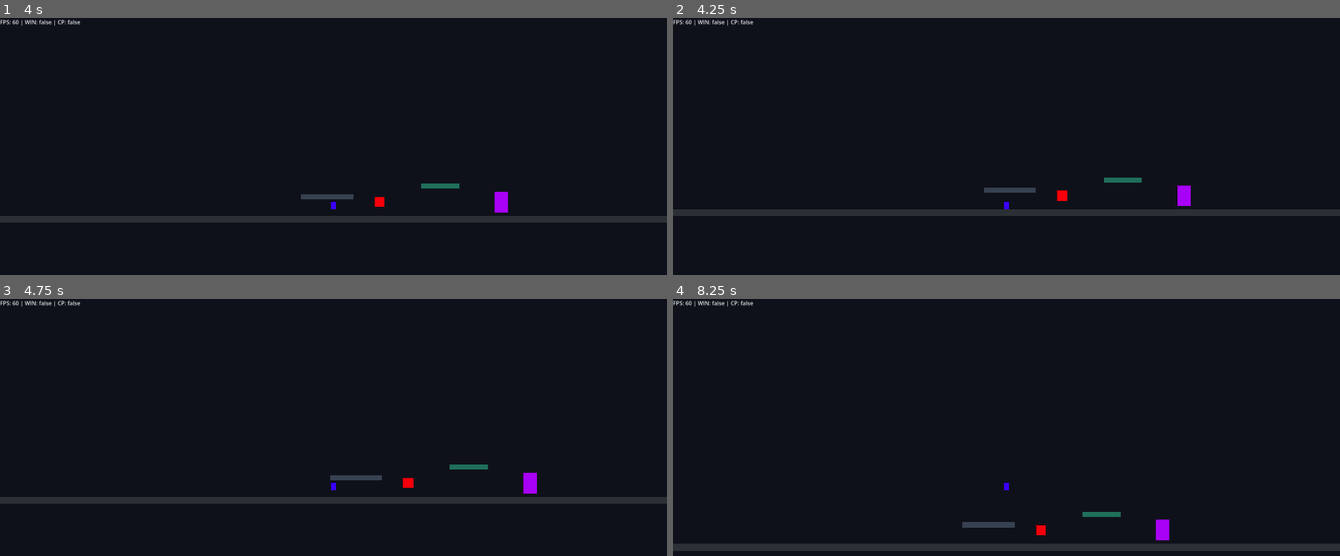
Above: before the commit, frames 1-4 (two rows, left to right).
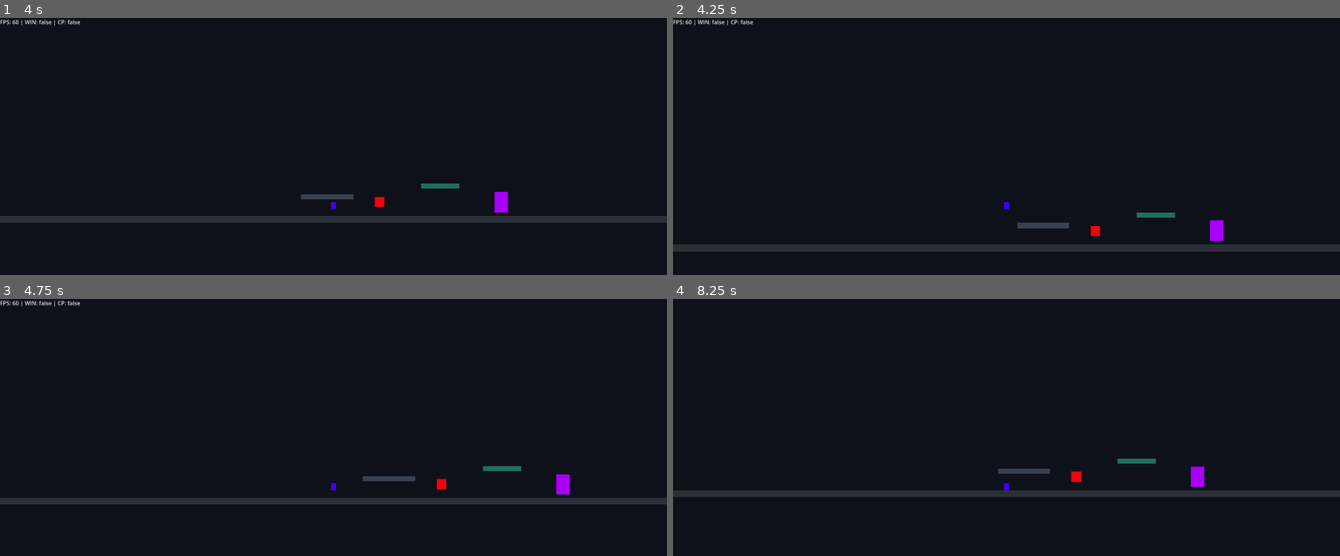
Above: after the commit, the same moments.

Repository: ricokahrl-create/RiesenGame
Game: Godot game, scene res://scenes/Main.tscn
Two runs of this game, one before a commit and one after it. Both use one fixed random seed, a clock stepped at 60 frames per second and the inputs below.
Inputs:
- Up to frame 1 (4 s): hold Right (ui_right) 0.53-1.28 s; tap Space (jump) at 0.77, 1.52, 3.02, 3.77 s; hold Left (ui_left) 1.28-2.03 s; hold Right (ui_right) 2.03-3.53 s; hold Left (ui_left) from 3.53 s (still down)
- Up to frame 2 (4.25 s): keep holding Left (ui_left); tap R (restart_level, bound only after the commit) at 4.15 s
- Up to frame 3 (4.75 s): keep holding Left (ui_left); tap Space (jump) at 4.52 s
- Up to frame 4 (8.25 s): tap F3 (toggle_debug, bound only after the commit) at 4.9 s; release Left (ui_left) at 5.78 s; hold Right (ui_right) 5.78-8.03 s; tap Space (jump) at 6.02, 6.77, 7.52 s; hold Left (ui_left) from 8.03 s (still down)

Frame 1 is identical in both runs. In frame 2, 6.4% of the frame differs, in the area x 0-100%, y 62-91%; in frame 3, 1.5%; in frame 4, 6.7%, in the area x 0-100%, y 0-99%.

Commit message:
Add F3 debug overlay toggle

Diff:
--- a/project.godot
+++ b/project.godot
@@ -60,6 +60,16 @@
 "events": [Object(InputEventKey,"resource_local_to_scene":false,"resource_name":"","device":-1,"window_id":0,"alt_press …(195 unchanged characters)…
 ]
 }
+restart_level={
+"deadzone": 0.2,
+"events": [Object(InputEventKey,"resource_local_to_scene":false,"resource_name":"","device":-1,"window_id":0,"alt_pressed":false,"shift_pressed":false,"ctrl_pressed":false,"meta_pressed":false,"pressed":false,"keycode":0,"physical_keycode":82,"key_label":0,"unicode":114,"location":0,"echo":false,"script":null)
+]
+}
+toggle_debug={
+"deadzone": 0.2,
+"events": [Object(InputEventKey,"resource_local_to_scene":false,"resource_name":"","device":-1,"window_id":0,"alt_pressed":false,"shift_pressed":false,"ctrl_pressed":false,"meta_pressed":false,"pressed":false,"keycode":0,"physical_keycode":4194334,"key_label":0,"unicode":0,"location":0,"echo":false,"script":null)
+]
+}
 
 [physics]
 
--- a/scripts/Main.gd
+++ b/scripts/Main.gd
@@ -5,6 +5,7 @@
 var toast_text := ""
 var toast_until_msec := 0
 var _last_set_text := ""
+var debug_visible := true
 
 func _ready() -> void:
 	fps_label.text = "FPS: ..."
@@ -32,9 +33,13 @@
 	var shown := base
 	if now < toast_until_msec and toast_text != "":
 		shown = base + "\n" + toast_text
+	if Input.is_action_just_pressed("toggle_debug"):
+		debug_visible = !debug_visible
+		fps_label.visible = debug_visible
 
-	fps_label.text = shown
-	_last_set_text = shown
+	if debug_visible:
+		fps_label.text = shown
+		_last_set_text = shown
 
 	if Input.is_action_just_pressed("ui_cancel"):
 		if Engine.is_editor_hint():
